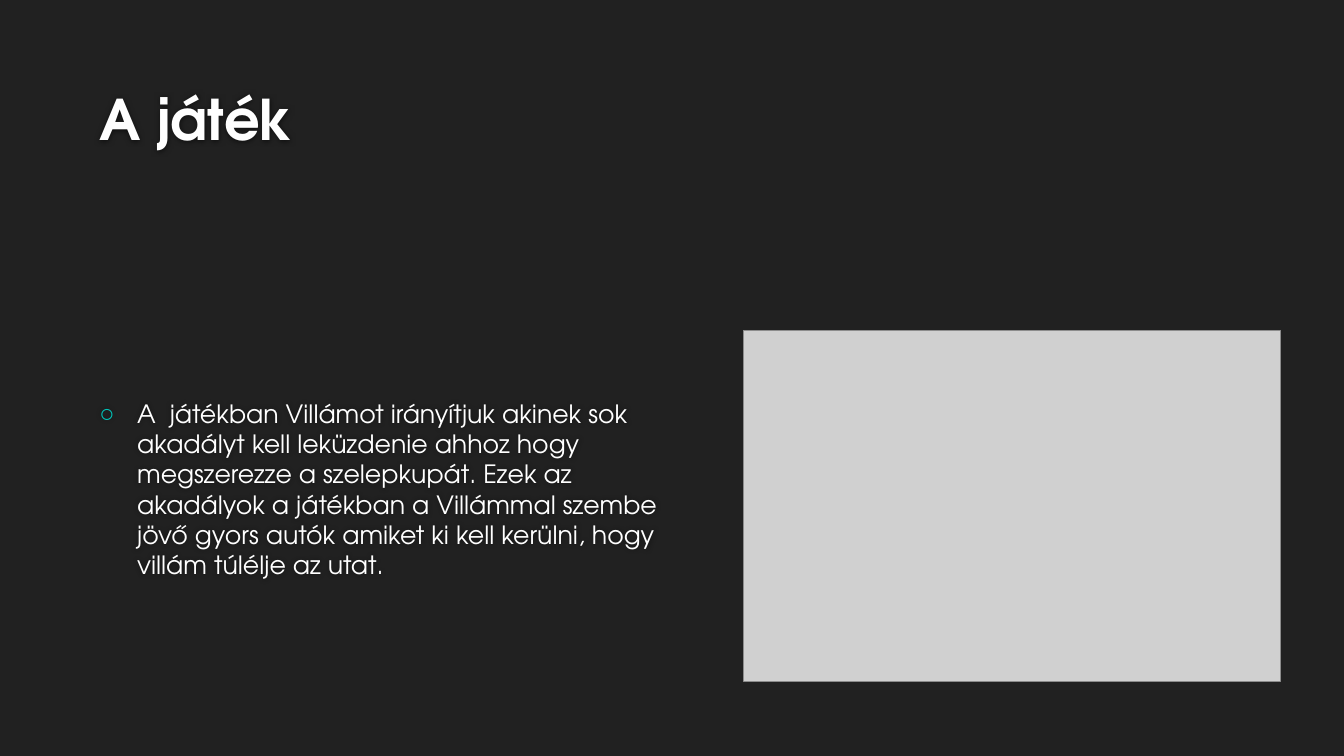
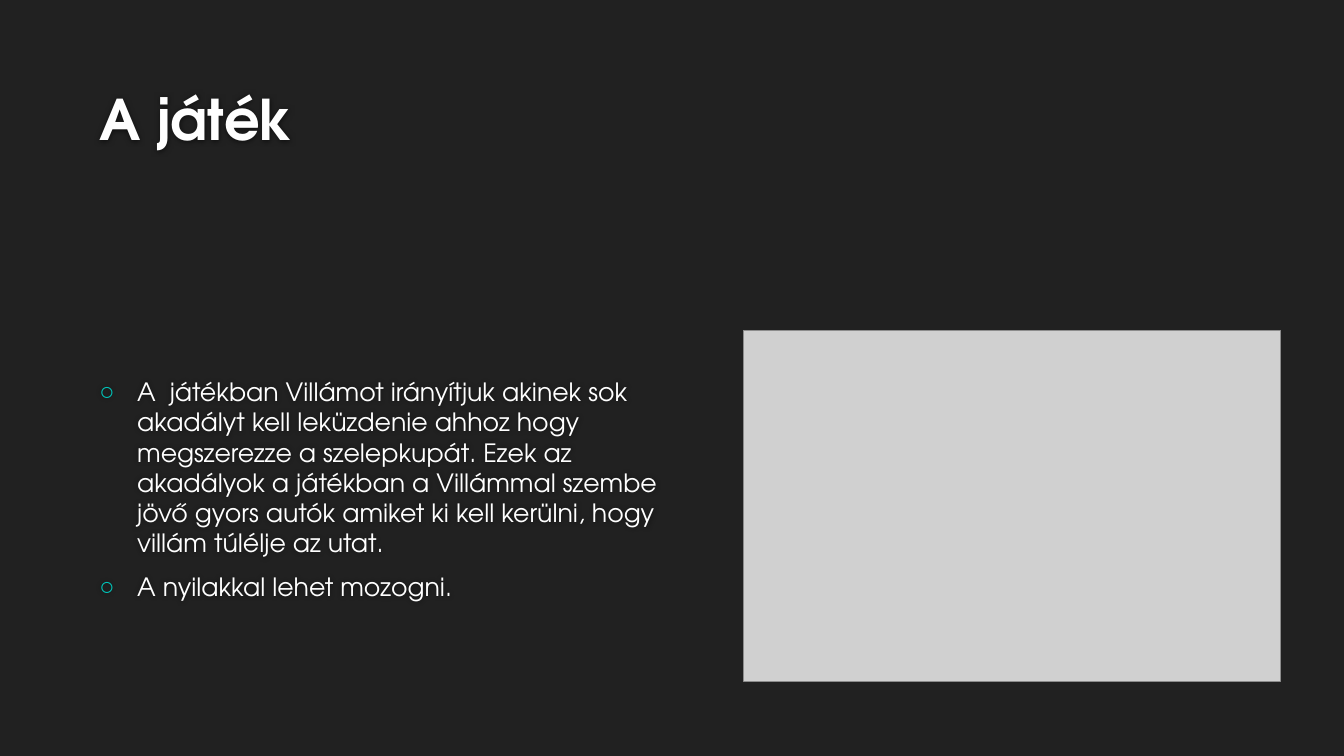
Before and after one commit to PlayerMarci/Projekt1, a slide deck: slide 4 of Forza secret edition tervezése SZM, VM.pptx. Drawn at 1344x756 pixels with LibreOffice and Linux fonts; fonts in the diff are those of the drawing; grey boxes stand for pictures; background and template pictures are left out. Boxes give left, top, right and bottom in pixels: in the first picture for what was removed or moved away, otherwise in the second. Text is boxed around its words. In the diff, an @@ line names an element or a change of style, - is before the commit and + after.

```diff
--- a/Forza secret edition tervezése SZM, VM.pptx
+++ b/Forza secret edition tervezése SZM, VM.pptx
@@ text at [137, 577, 452, 602]: paragraph added @@
+○ A nyilakkal lehet mozogni.
```
Also in this commit, not shown: 1 other slide changed.
